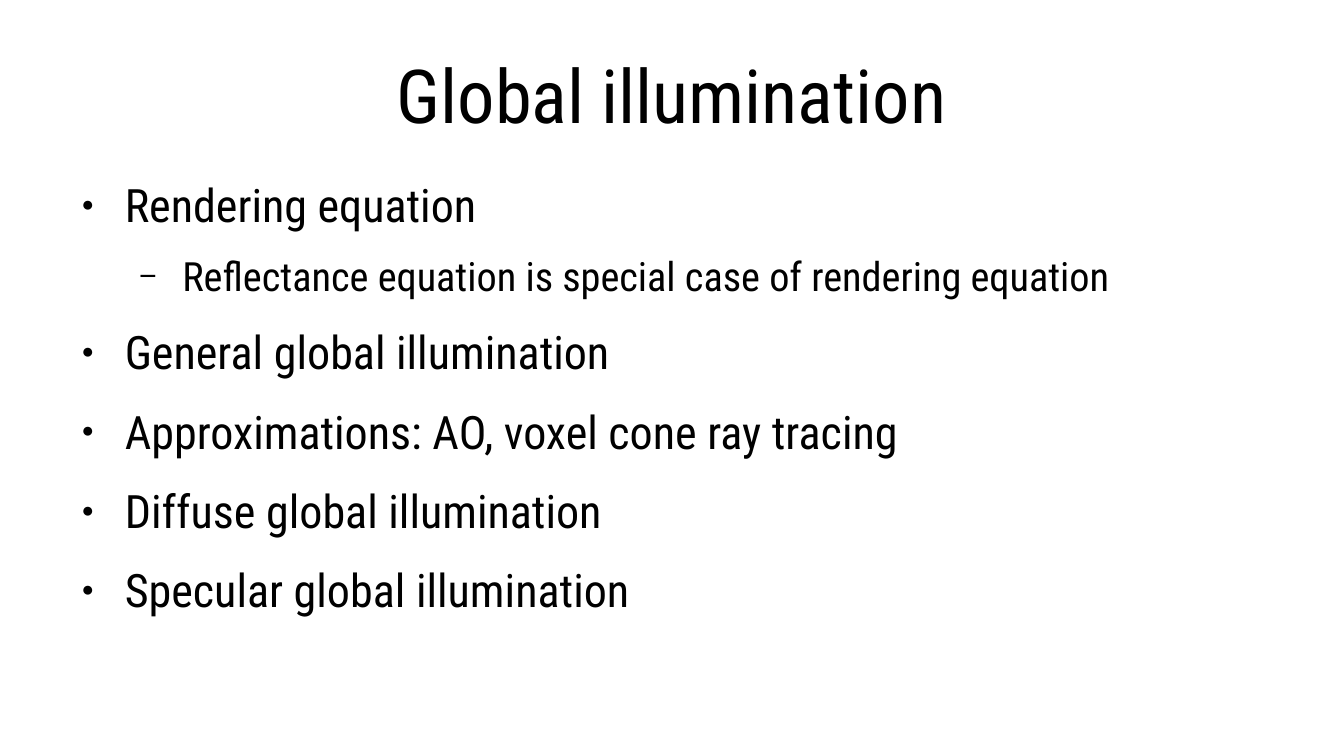
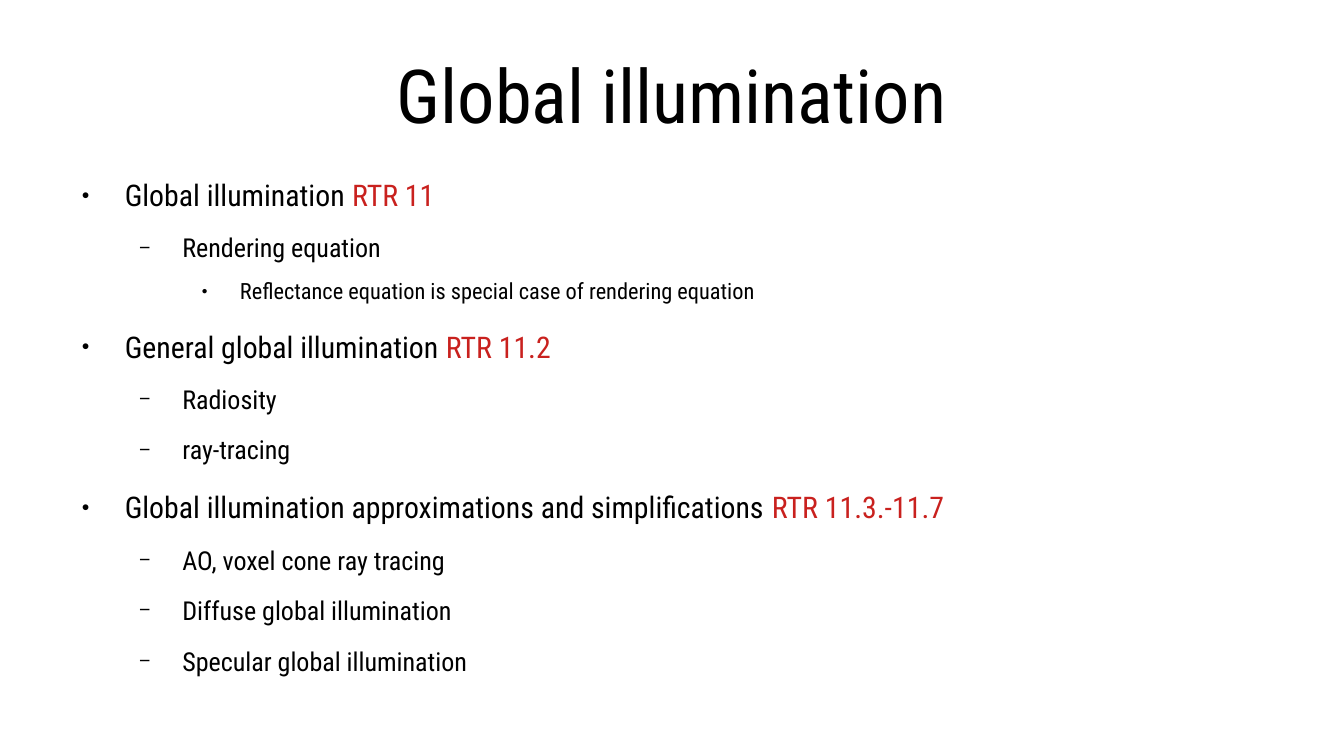
Before and after one commit to lorentzo/IntroductionToComputerGraphics, a slide deck: slide 2 of lectures/7_more_rendering/more_rendering.odp. Drawn at 1344x756 pixels with LibreOffice and Linux fonts; fonts in the diff are those of the drawing. Boxes give left, top, right and bottom in pixels: in the first picture for what was removed or moved away, otherwise in the second. Text is boxed around its words. In the diff, an @@ line names an element or a change of style, - is before the commit and + after.

Commit message:
rendering, raytracing, intro

```diff
--- a/lectures/7_more_rendering/more_rendering.odp
+++ b/lectures/7_more_rendering/more_rendering.odp
@@ text at bbox=[125, 183, 434, 207]: paragraph added @@
+● Global illumination RTR 11
@@ text at bbox=[182, 237, 754, 626]: size 27.2 to 15.4 pt in "Rendering equation", "Diffuse global illumination", "Specular global illumination"; size 23.8 to 13.2 pt in "Reflectance equation is special case of rendering ..."; bullet ● to −; list level 1 to 2 in "Rendering equation"; bullet − to ●; list level 2 to 3 in "Reflectance equation is special case ..."; list level 1 to 2 in "Diffuse global illumination"; list level 1 to 2 in "Specular global illumination" @@
@@ text at bbox=[125, 335, 944, 576]: text changed; size 27.2 to 17.6 pt @@
-● General global illumination
-● Approximations: AO, voxel cone ray tracing
+● General global illumination RTR 11.2
+  − Radiosity
+  − ray-tracing
+● Global illumination approximations and simplifications RTR 11.3.-11.7
+  − AO, voxel cone ray tracing
```
Also in this commit, not shown: 3 other slides changed, 7 other files.
